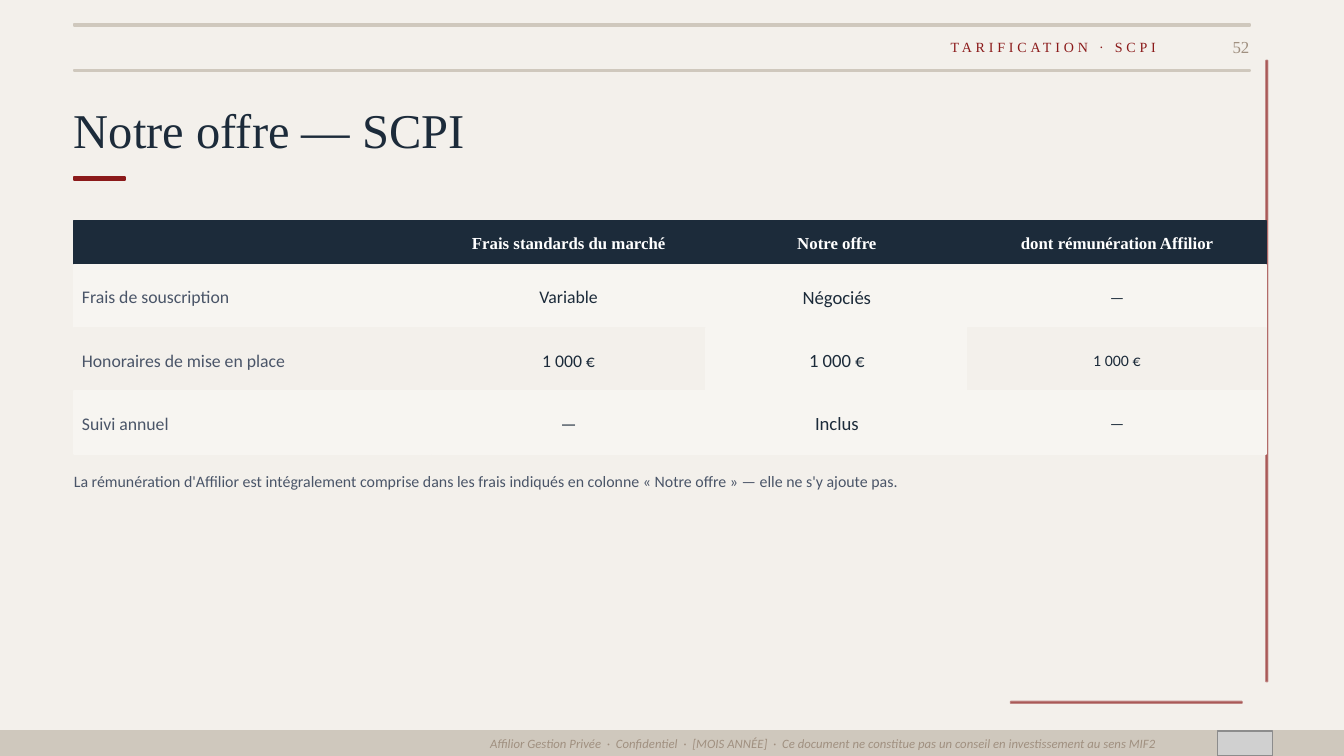
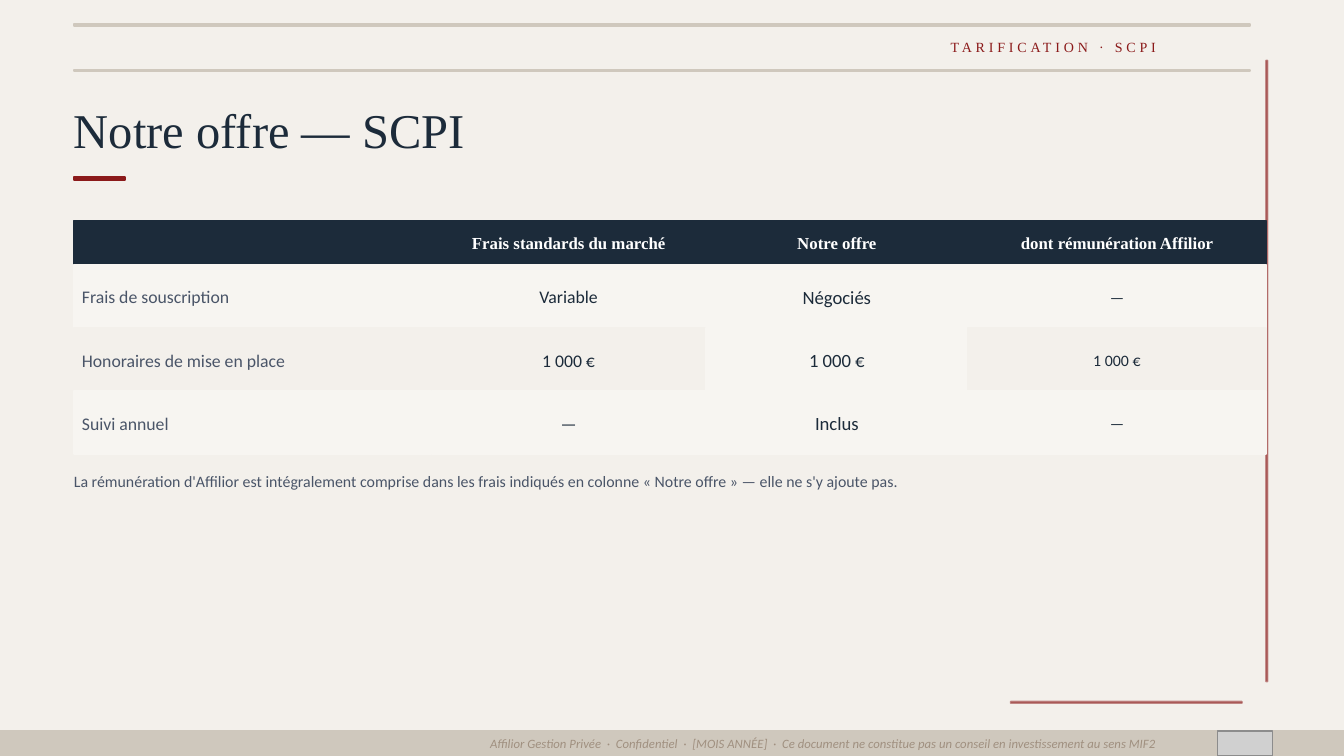
Before and after one commit to fififi1717/mkgt, a slide deck: slide 52 of Bibe_Def.pptx. Drawn at 1344x756 pixels with LibreOffice and Linux fonts; fonts in the diff are those of the drawing; grey boxes stand for pictures. Boxes give left, top, right and bottom in pixels: in the first picture for what was removed or moved away, otherwise in the second. Text is boxed around its words. In the diff, an @@ line names an element or a change of style, - is before the commit and + after.

```diff
--- a/Bibe_Def.pptx
+++ b/Bibe_Def.pptx
@@ page number removed at bbox=[1233, 42, 1250, 53] @@
-52
```
Also in this commit, not shown: 51 other slides changed, 3 other files.
